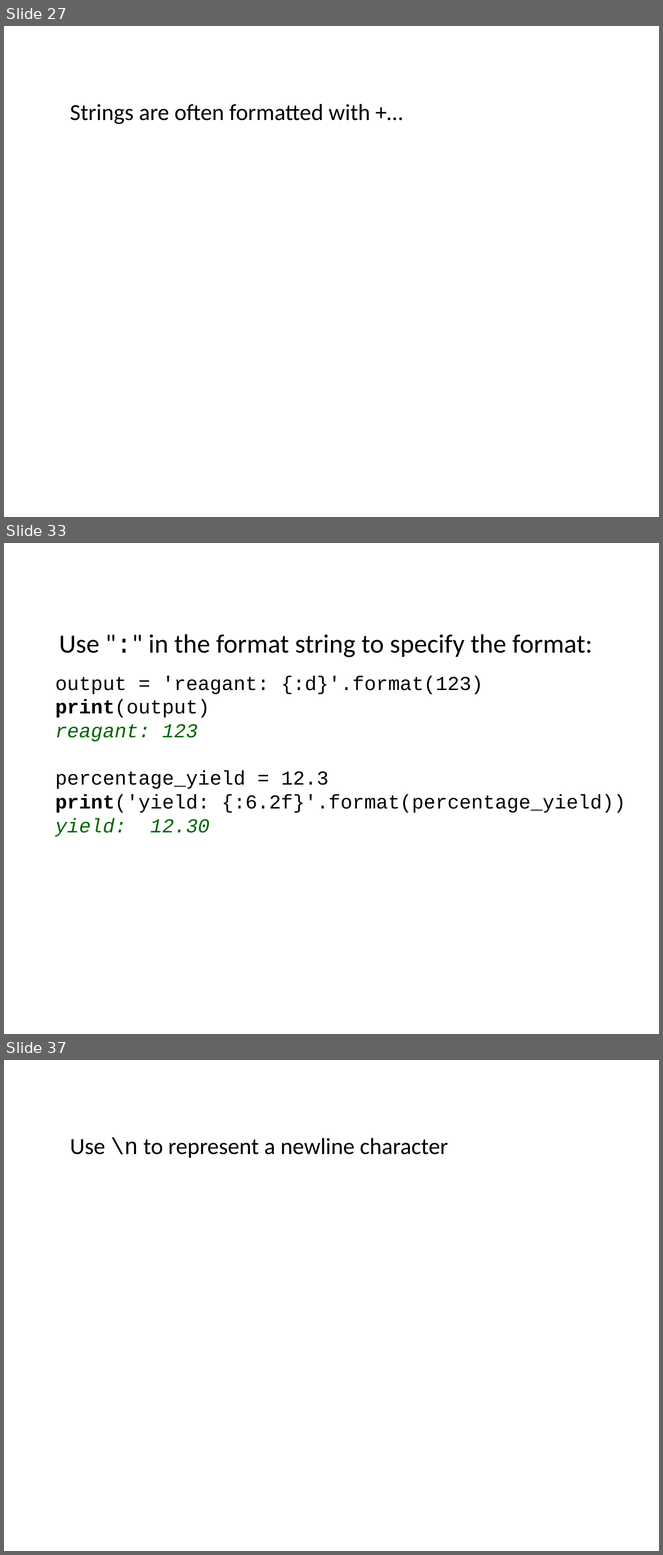
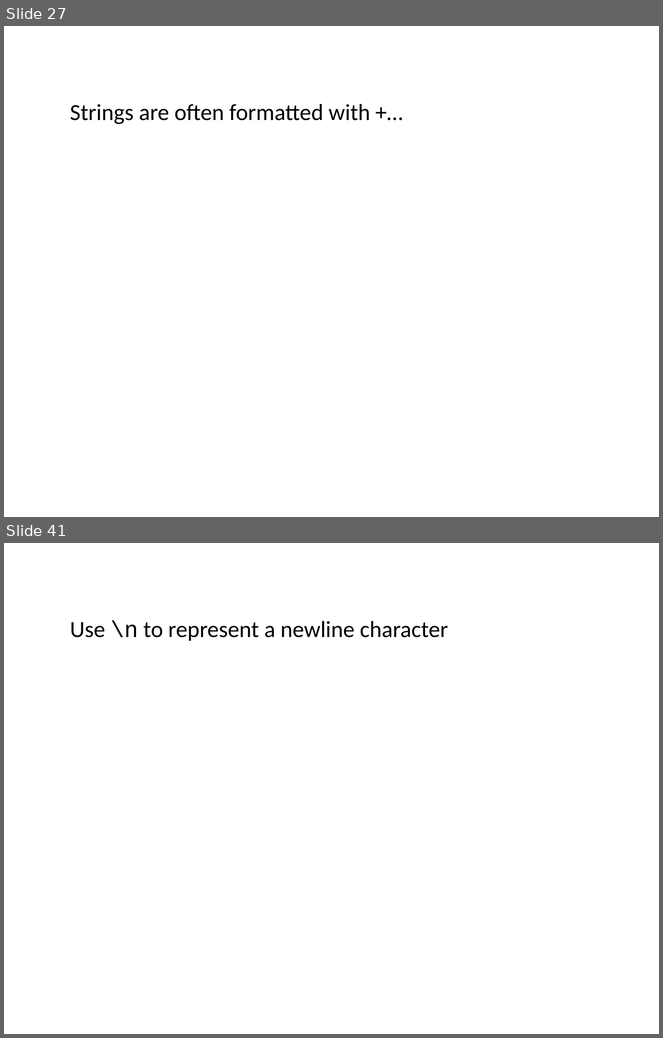
Before and after one commit to ncasuk/ncas-isc, a slide deck: python/presentations/learning_python/12_strings.pptx. Shown one above the other, each under a label of ours: slides 27, 33 and 37 before the commit, slides 27 and 41 after it; the slides between them are not shown. The pictures are 663x1555 and 663x1038 pixels, drawn with LibreOffice and Linux fonts; fonts in the diff are those of the drawing; background and template pictures are left out. Boxes give left, top, right and bottom in pixels: in the first picture for what was removed or moved away, otherwise in the second. Text is boxed around its words. In the diff, an @@ line names an element or a change of style, - is before the commit and + after.

Commit message:
placing focus on f-strings

```diff
--- a/python/presentations/learning_python/12_strings.pptx
+++ b/python/presentations/learning_python/12_strings.pptx
@@ slide 33 removed at (4, 543, 659, 1034), background picture (left out) @@
@@ text removed at (59, 634, 593, 657) @@
-Use ":" in the format string to specify the format:
@@ text removed at (55, 676, 626, 837) @@
-output = 'reagant: {:d}'.format(123)
-print(output)
-reagant: 123
-percentage_yield = 12.3
-print('yield: {:6.2f}'.format(percentage_yield))
-yield: 12.30
@@ what was slide 37 is now slide 41 @@
```
Also in this commit, not shown: 3 slides changed, 10 slides added, 5 other slides removed, 1 other file.
